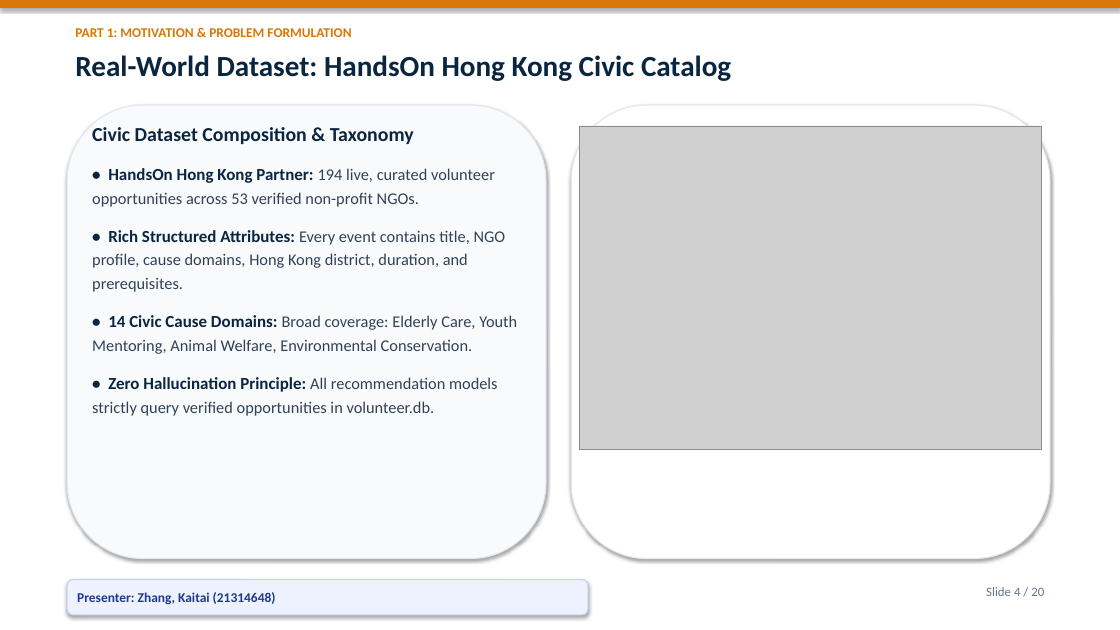
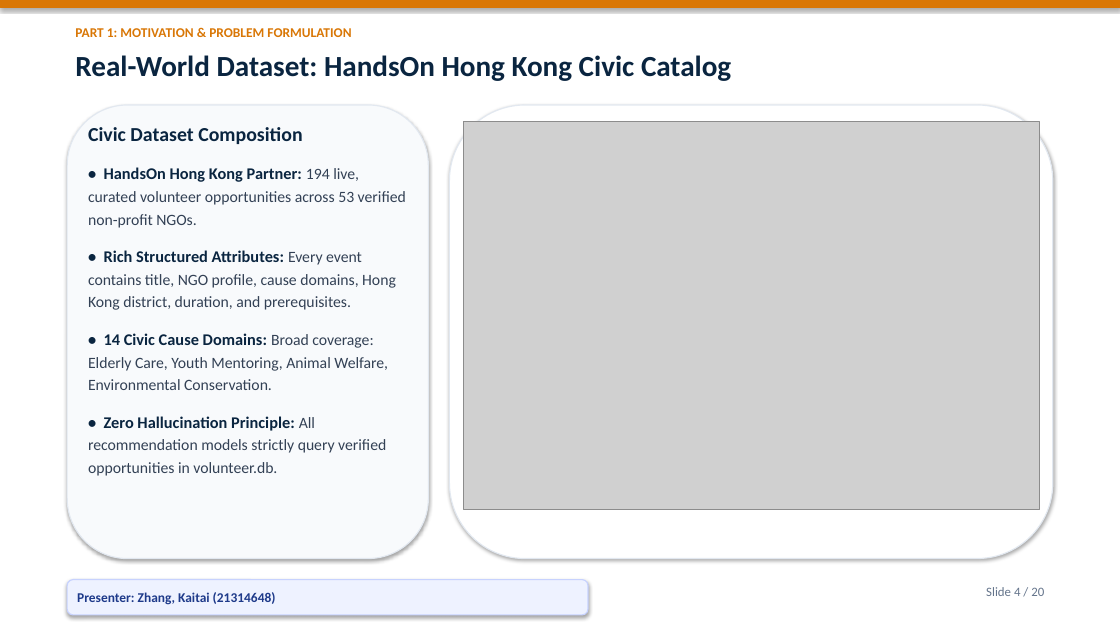
Before and after one commit to Bob8259/CSIT-5210-Group-Project, a slide deck: slide 4 of CSIT5210_Group1_Presentation.pptx. Drawn at 1120x630 pixels with LibreOffice and Linux fonts; fonts in the diff are those of the drawing; grey boxes stand for pictures. Boxes give left, top, right and bottom in pixels: in the first picture for what was removed or moved away, otherwise in the second. Text is boxed around its words. In the diff, an @@ line names an element or a change of style, - is before the commit and + after.

Commit message:
style: maximize presentation diagram sizes, enlarge chart annotations, and expand architecture layouts

```diff
--- a/CSIT5210_Group1_Presentation.pptx
+++ b/CSIT5210_Group1_Presentation.pptx
@@ rounded rectangle: place and size @@
-rounded rectangle at <box>67,105,546,559</box>
+rounded rectangle at <box>67,105,429,559</box>
@@ rounded rectangle: place and size @@
-rounded rectangle at <box>571,105,1050,559</box>
+rounded rectangle at <box>450,105,1053,559</box>
@@ text at <box>88,127,302,144</box>: text changed @@
-Civic Dataset Composition & Taxonomy
+Civic Dataset Composition
@@ picture: place and size @@
-picture at <box>580,126,1042,450</box>
+picture at <box>464,122,1039,509</box>
@@ text at <box>88,167,406,476</box>: size 14.5 to 14 pt in "• HandsOn Hong Kong Partner:", "• Rich Structured Attributes:", "• 14 Civic Cause Domains:", "• Zero Hallucination Principle:"; size 14 to 13.5 pt in "194 live, curated volunteer opportunities across 53 ...", "Every event contains title, NGO profile, cause ...", "Broad coverage: Elderly Care, Youth Mentoring, Animal ...", "All recommendation models strictly query verified opportunit ..." @@
```
Also in this commit, not shown: 17 other slides changed, 12 other files.
